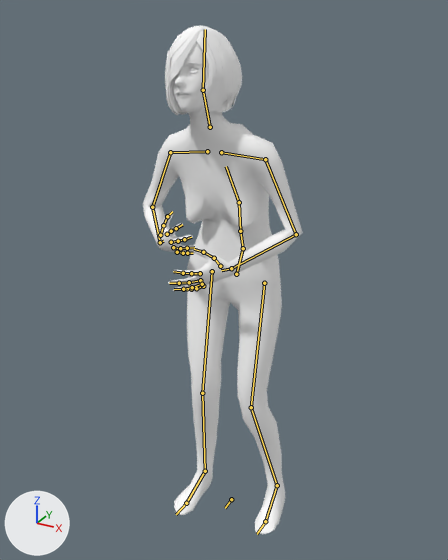
What one commit did to the Blender file QofBeggars/QofBeggarsBlender.blend.
Before and after are seen from a 50 mm camera at (1.03, -1.915, 2.059) aimed at (-0.035, 0.022, 1.091). Every picture has the same lights, and +X, +Y and +Z are marked at lower left. Both versions are drawn at frame 9 of the action 'Idle'; the numbers are the values there. The bones that bend it are drawn over the model as lines.

Objects in the first picture: 'Qofbeggars:Bob02', 'Qofbeggars:Eyebrow004', 'Qofbeggars:Female1605', 'Qofbeggars:High-poly'.
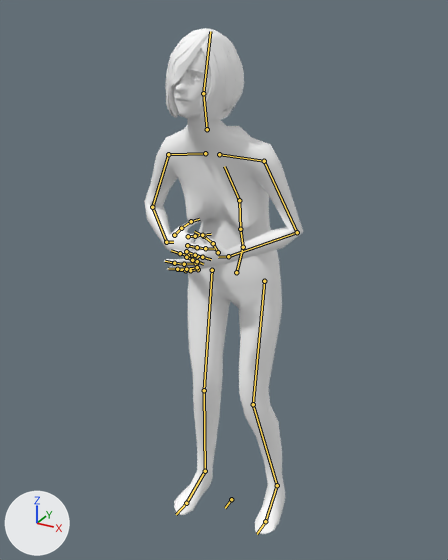
Where the change shows, as pixel boxes (x1, y1, x2, y2) in the pictures (448 x 560 px):
'Qofbeggars:Female1605', posed: before (143, 42, 303, 534); after (144, 49, 303, 534)
'Qofbeggars:Bob02', posed: before (165, 25, 242, 115); after (165, 28, 244, 121)
bone 'pelvis', root to tip: before (236, 274) to (243, 248); after (236, 272) to (243, 247)
bone 'spine_03', root to tip: before (239, 202) to (226, 166); after (239, 200) to (224, 166)
bone 'lowerarm_l', root to tip: before (296, 234) to (231, 268); after (297, 232) to (228, 256)
bone 'lowerarm_r', root to tip: before (152, 207) to (160, 242); after (152, 207) to (166, 242)
bone 'neck_01', root to tip: before (210, 127) to (203, 90); after (207, 129) to (203, 93)

What changed in the scene script:
```text
Change bone_pelvis:
    where bone_pelvis = bpy.data.objects['Qofbeggars'].pose.bones['pelvis']  # child of 'Root'
    bone_pelvis.location: (-0.29, 0.56, -1.28) -> (-0.29, 0.62, -1.25)
Change bone_spine_03:
    where bone_spine_03 = bpy.data.objects['Qofbeggars'].pose.bones['spine_03']  # child of 'spine_02'
    bone_spine_03.rotation_quaternion: (0.969, 0.231, -0.014, 0.088) -> (0.96, 0.262, -0.01, 0.098)  # degrees (27, -4, 9) -> degrees (30, -4, 11)
Change bone_lowerarm_l:
    where bone_lowerarm_l = bpy.data.objects['Qofbeggars'].pose.bones['lowerarm_l']  # child of 'upperarm_l'
    bone_lowerarm_l.rotation_quaternion: (0.849, -0.456, -0.201, -0.177) -> (0.794, -0.541, -0.205, -0.18)  # degrees (-54, -30, -8) -> degrees (-67, -31, -4)
Change bone_lowerarm_r:
    where bone_lowerarm_r = bpy.data.objects['Qofbeggars'].pose.bones['lowerarm_r']  # child of 'upperarm_r'
    bone_lowerarm_r.rotation_quaternion: (0.728, -0.605, 0.321, -0.034) -> (0.76, -0.61, 0.079, 0.138)  # degrees (-86, 25, -29) -> degrees (-76, 17, 7)
Change bone_neck_01:
    where bone_neck_01 = bpy.data.objects['Qofbeggars'].pose.bones['neck_01']  # child of 'spine_03'
    bone_neck_01.rotation_quaternion: (0.949, -0.314, -0.011, 0.035) -> (0.946, -0.317, -0.052, -0.031)  # degrees (-37, 0, 4) -> degrees (-37, -7, -1)
```
